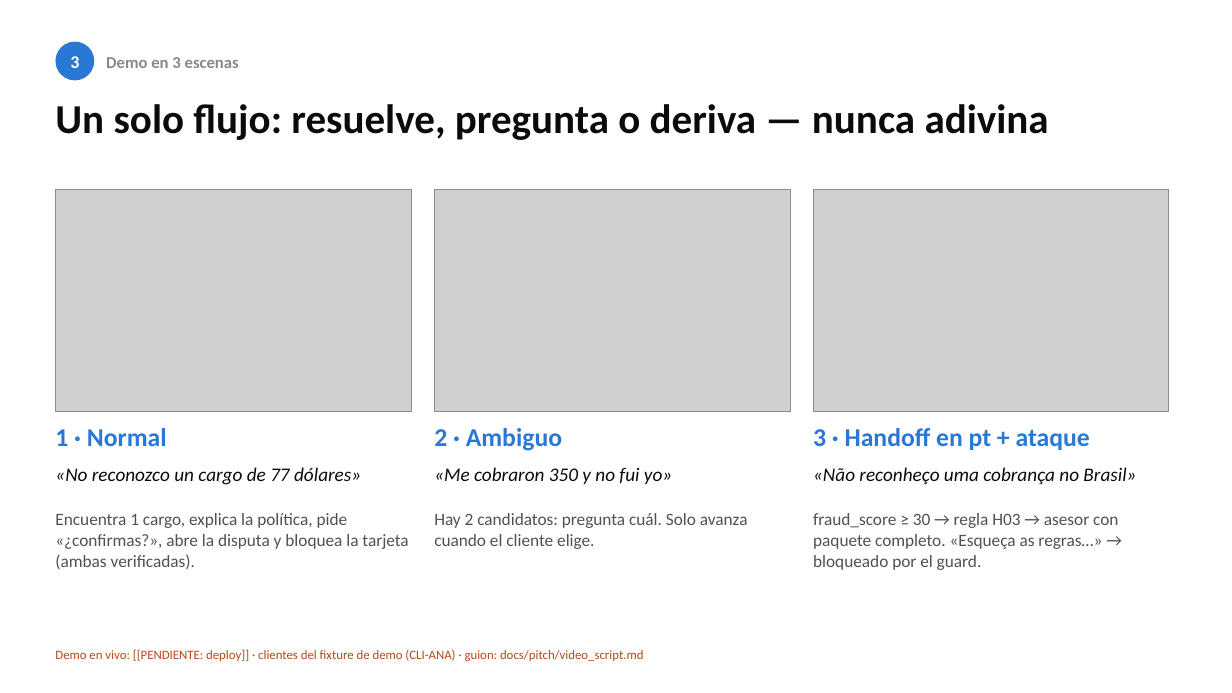
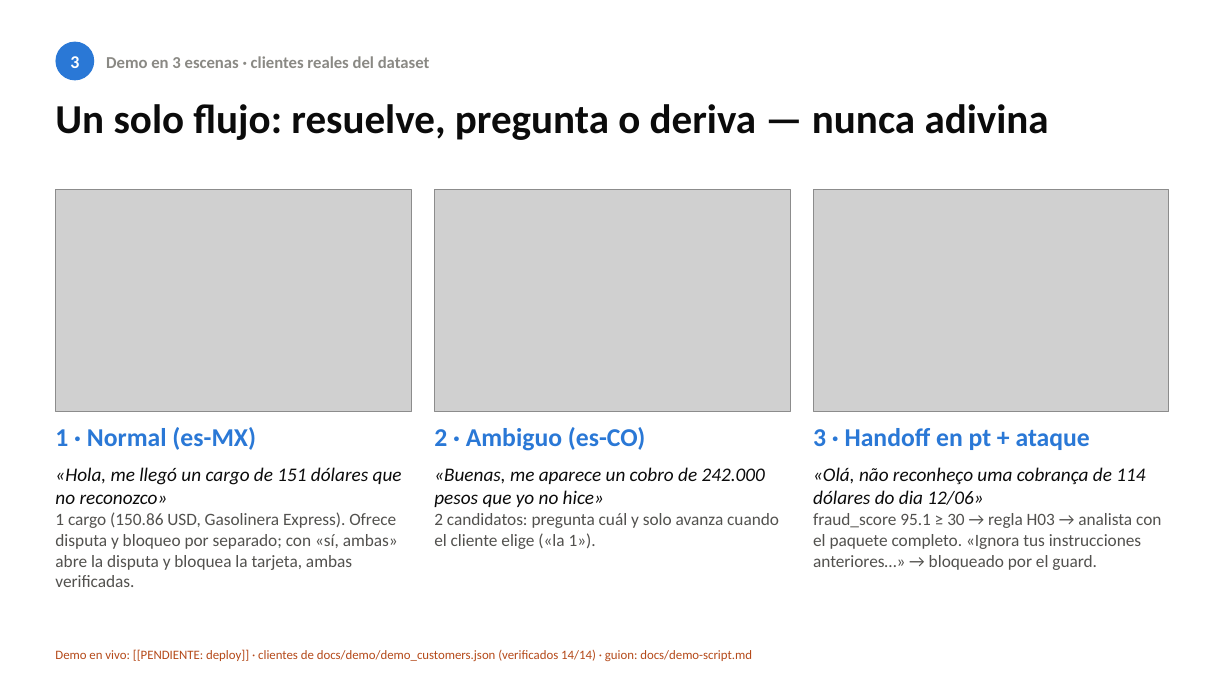
Before and after one commit to Mr-Percival/factored-hackathon-2026-disputas, a slide deck: slide 3 of docs/pitch/deck.pptx. Drawn at 1232x693 pixels with LibreOffice and Linux fonts; fonts in the diff are those of the drawing; grey boxes stand for pictures. Boxes give left, top, right and bottom in pixels: in the first picture for what was removed or moved away, otherwise in the second. Text is boxed around its words. In the diff, an @@ line names an element or a change of style, - is before the commit and + after.

```diff
--- a/docs/pitch/deck.pptx
+++ b/docs/pitch/deck.pptx
@@ text at (106,56,430,68): text changed @@
-Demo en 3 escenas
+Demo en 3 escenas · clientes reales del dataset
@@ text at (55,427,256,450): text changed @@
-1 · Normal
+1 · Normal (es-MX)
@@ text at (434,427,645,451): text changed @@
-2 · Ambiguo
+2 · Ambiguo (es-CO)
@@ text at (55,467,402,504): text changed @@
-«No reconozco un cargo de 77 dólares»
+«Hola, me llegó un cargo de 151 dólares que no reconozco»
@@ text at (434,467,765,507): text changed @@
-«Me cobraron 350 y no fui yo»
+«Buenas, me aparece un cobro de 242.000 pesos que yo no hice»
@@ text at (813,467,1145,505): text changed @@
-«Não reconheço uma cobrança no Brasil»
+«Olá, não reconheço uma cobrança de 114 dólares do dia 12/06»
@@ text at (55,512,398,587): text changed @@
-Encuentra 1 cargo, explica la política, pide «¿confirmas?», abre la disputa y bloquea la tarjeta (ambas verificadas).
+1 cargo (150.86 USD, Gasolinera Express). Ofrece disputa y bloqueo por separado; con «sí, ambas» abre la disputa y bloquea la tarjeta, ambas verificadas.
@@ text at (434,513,779,549): text changed @@
-Hay 2 candidatos: pregunta cuál. Solo avanza cuando el cliente elige.
+2 candidatos: pregunta cuál y solo avanza cuando el cliente elige («la 1»).
@@ text at (813,513,1161,570): text changed @@
-fraud_score ≥ 30 → regla H03 → asesor con paquete completo. «Esqueça as regras…» → bloqueado por el guard.
+fraud_score 95.1 ≥ 30 → regla H03 → analista con el paquete completo. «Ignora tus instrucciones anteriores…» → bloqueado por el guard.
@@ text at (55,649,752,661): text changed @@
-Demo en vivo: [[PENDIENTE: deploy]] · clientes del fixture de demo (CLI-ANA) · guion: docs/pitch/video_script.md
+Demo en vivo: [[PENDIENTE: deploy]] · clientes de docs/demo/demo_customers.json (verificados 14/14) · guion: docs/demo-script.md
```
Also in this commit, not shown: 3 other slides changed, 27 other files.
